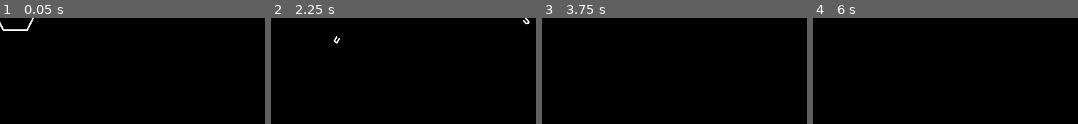
Above: before the commit, frames 1-4 (left to right).
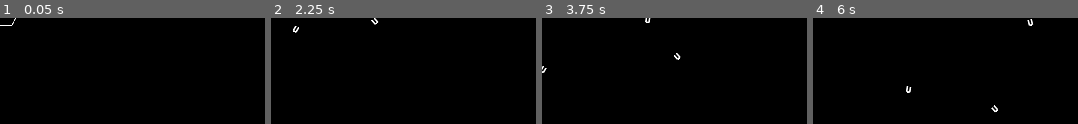
Above: after the commit, the same moments.

Repository: ScrappyMan25/HyperNeonDelta-Overdrive
Game: Godot game, scene res://Scenes/Enemy_2.tscn
The game is run twice, just before and just after one commit, with the same random seed, the same clock (stepped at 60 frames per second) and the same inputs. This scene is started directly instead of the project's main scene.
Inputs (mouse positions are in pixels of both pictures, inside the frame that each line leads up to):
- Up to frame 1 (0.05 s): no input
- Up to frame 2 (2.25 s): tap Enter (ui_accept) at 0.5, 0.77, 0.8, 1.07, 1.25, 1.35, 1.52, 1.82 s; move the mouse to (outside the picture) at 0.52 s; hold A (ui_right, bound only after the commit) 0.53-1.28 s; click (outside the picture) at 0.6 s; move the mouse to (outside the picture) at 1.27 s; hold S (ui_down, bound only after the commit) 1.28-2.03 s; click (outside the picture) at 1.55 s; move the mouse to (outside the picture) at 2.02 s; hold A (ui_right, bound only after the commit) from 2.03 s (still down); click (outside the picture) at 2.1 s
- Up to frame 3 (3.75 s): tap Enter (ui_accept) at 2.3, 3.02, 3.32, 3.6 s; move the mouse to (outside the picture) at 2.77 s; release A (ui_right, bound only after the commit) at 2.78 s; hold W (ui_up, bound only after the commit) 2.78-3.53 s; click (outside the picture) at 2.85 s; move the mouse to (outside the picture) at 3.52 s; hold D (ui_left, bound only after the commit) from 3.53 s (still down); click (outside the picture) at 3.67 s
- Up to frame 4 (6 s): tap Enter (ui_accept) at 3.77, 4.07, 4.52, 4.82, 5, 5.3, 5.75, 5.85 s; move the mouse to (outside the picture) at 4.27 s; click (outside the picture) at 4.35 s; move the mouse to (outside the picture) at 5.02 s; release D (ui_left, bound only after the commit) at 5.03 s; hold S (ui_down, bound only after the commit) 5.03-5.78 s; click (outside the picture) at 5.1 s; move the mouse to (outside the picture) at 5.77 s; hold A (ui_right, bound only after the commit) from 5.78 s (still down)

The runs differ from the first frame. In frame 1, 0.4% of the frame differs, in the area x 0-13%, y 0-13%; in frame 2, 0.4%; in frame 3, 0.3%; in frame 4, 0.3%.

Commit message:
WASD smooth movement, dash cooldown, enemy resize & collision fix
WASD smooth movement with friction and acceleration

dash cooldown has been fixed as it has not properly implemented before

enemy collision fix - enemies no longer collide with each other

Diff:
--- a/Game/Scenes/Bullet.tscn
+++ b/Game/Scenes/Bullet.tscn
@@ -10,7 +10,7 @@
 collision_layer = 524289
 collision_mask = 524289
 script = ExtResource( 2 )
-speed = 75
+speed = 40
 
 [node name="CollisionShape2D" type="CollisionShape2D" parent="."]
 shape = SubResource( 1 )
@@ -20,7 +20,7 @@
 texture = ExtResource( 1 )
 
 [node name="KillTimer" type="Timer" parent="."]
-wait_time = 2.0
+wait_time = 6.0
 autostart = true
 [connection signal="body_entered" from="." to="." method="_on_Bullet_body_entered"]
 [connection signal="timeout" from="KillTimer" to="." method="_on_KillTimer_timeout"]
--- a/Game/Scenes/Enemy_1.tscn
+++ b/Game/Scenes/Enemy_1.tscn
@@ -4,14 +4,15 @@
 [ext_resource path="res://Scripts/EnemyParent.gd" type="Script" id=2]
 
 [sub_resource type="CircleShape2D" id=1]
-radius = 37.1225
+radius = 32.0
 
 [node name="Enemy_1" type="KinematicBody2D"]
 scale = Vector2( 0.5, 0.5 )
+collision_layer = 131072
 script = ExtResource( 2 )
 shooter_timer_wait_time = 0.4
 spawn_point_count = 4
-radius = 75
+radius = 32
 
 [node name="CollisionShape2D" type="CollisionShape2D" parent="."]
 shape = SubResource( 1 )
--- a/Game/Scenes/Enemy_2.tscn
+++ b/Game/Scenes/Enemy_2.tscn
@@ -4,13 +4,16 @@
 [ext_resource path="res://Assets/GameAssets/Pentagon.png" type="Texture" id=2]
 
 [sub_resource type="CircleShape2D" id=1]
-radius = 35.9311
+radius = 32.0
 
 [node name="Enemy_2" type="KinematicBody2D"]
+scale = Vector2( 0.5, 0.5 )
+collision_layer = 131072
+collision_mask = 2147483649
 script = ExtResource( 1 )
 shooter_timer_wait_time = 0.5
 spawn_point_count = 5
-radius = 75
+radius = 32
 
 [node name="CollisionShape2D" type="CollisionShape2D" parent="."]
 shape = SubResource( 1 )
--- a/Game/Scenes/Enemy_3.tscn
+++ b/Game/Scenes/Enemy_3.tscn
@@ -4,13 +4,15 @@
 [ext_resource path="res://Assets/GameAssets/Hexagon.png" type="Texture" id=2]
 
 [sub_resource type="CircleShape2D" id=1]
-radius = 35.9311
+radius = 32.0
 
 [node name="Enemy_3" type="KinematicBody2D"]
+scale = Vector2( 0.5, 0.5 )
+collision_layer = 131072
 script = ExtResource( 1 )
 shooter_timer_wait_time = 0.6
 spawn_point_count = 6
-radius = 75
+radius = 32
 
 [node name="CollisionShape2D" type="CollisionShape2D" parent="."]
 shape = SubResource( 1 )
--- a/Game/Scenes/Enemy_4.tscn
+++ b/Game/Scenes/Enemy_4.tscn
@@ -4,13 +4,15 @@
 [ext_resource path="res://Assets/GameAssets/Heptagon.png" type="Texture" id=2]
 
 [sub_resource type="CircleShape2D" id=1]
-radius = 35.9311
+radius = 32.0
 
 [node name="Enemy_4" type="KinematicBody2D"]
+scale = Vector2( 0.5, 0.5 )
+collision_layer = 131072
 script = ExtResource( 1 )
 shooter_timer_wait_time = 0.7
 spawn_point_count = 7
-radius = 75
+radius = 32
 
 [node name="CollisionShape2D" type="CollisionShape2D" parent="."]
 shape = SubResource( 1 )
--- a/Game/Scenes/Enemy_5.tscn
+++ b/Game/Scenes/Enemy_5.tscn
@@ -7,10 +7,12 @@
 radius = 35.9311
 
 [node name="Enemy_5" type="KinematicBody2D"]
+scale = Vector2( 0.5, 0.5 )
+collision_layer = 131072
 script = ExtResource( 1 )
 shooter_timer_wait_time = 0.8
 spawn_point_count = 8
-radius = 75
+radius = 32
 
 [node name="CollisionShape2D" type="CollisionShape2D" parent="."]
 shape = SubResource( 1 )
--- a/Game/Scenes/Enemy_6.tscn
+++ b/Game/Scenes/Enemy_6.tscn
@@ -4,13 +4,15 @@
 [ext_resource path="res://Assets/GameAssets/Star.png" type="Texture" id=2]
 
 [sub_resource type="CircleShape2D" id=1]
-radius = 35.9311
+radius = 32.0
 
 [node name="Enemy_6" type="KinematicBody2D"]
+scale = Vector2( 0.5, 0.5 )
+collision_layer = 131072
 script = ExtResource( 1 )
 shooter_timer_wait_time = 0.25
 spawn_point_count = 5
-radius = 75
+radius = 32
 
 [node name="CollisionShape2D" type="CollisionShape2D" parent="."]
 shape = SubResource( 1 )
--- a/Game/Scenes/Enemy_7.tscn
+++ b/Game/Scenes/Enemy_7.tscn
@@ -4,13 +4,15 @@
 [ext_resource path="res://Assets/GameAssets/Heart.png" type="Texture" id=2]
 
 [sub_resource type="CircleShape2D" id=1]
-radius = 35.9311
+radius = 32.0
 
 [node name="Enemy_7" type="KinematicBody2D"]
+scale = Vector2( 0.5, 0.5 )
+collision_layer = 131072
 script = ExtResource( 1 )
 shooter_timer_wait_time = 0.8
 spawn_point_count = 14
-radius = 75
+radius = 32
 
 [node name="CollisionShape2D" type="CollisionShape2D" parent="."]
 shape = SubResource( 1 )
--- a/Game/Scenes/Enemy_8.tscn
+++ b/Game/Scenes/Enemy_8.tscn
@@ -4,13 +4,15 @@
 [ext_resource path="res://Assets/GameAssets/Spinner.png" type="Texture" id=2]
 
 [sub_resource type="CircleShape2D" id=1]
-radius = 35.9311
+radius = 32.0
 
 [node name="Enemy_8" type="KinematicBody2D"]
+scale = Vector2( 0.5, 0.5 )
+collision_layer = 131072
 script = ExtResource( 1 )
 shooter_timer_wait_time = 0.3
 spawn_point_count = 6
-radius = 75
+radius = 32
 
 [node name="CollisionShape2D" type="CollisionShape2D" parent="."]
 shape = SubResource( 1 )
--- a/Game/Scenes/Enemy_9.tscn
+++ b/Game/Scenes/Enemy_9.tscn
@@ -4,13 +4,15 @@
 [ext_resource path="res://Assets/GameAssets/DeathHead2.png" type="Texture" id=2]
 
 [sub_resource type="CircleShape2D" id=1]
-radius = 35.9311
+radius = 32.0
 
 [node name="Enemy_9" type="KinematicBody2D"]
+scale = Vector2( 0.5, 0.5 )
+collision_layer = 131072
 script = ExtResource( 1 )
 shooter_timer_wait_time = 0.4
 spawn_point_count = 16
-radius = 75
+radius = 32
 
 [node name="CollisionShape2D" type="CollisionShape2D" parent="."]
 shape = SubResource( 1 )
--- a/Game/Scenes/Player.tscn
+++ b/Game/Scenes/Player.tscn
@@ -13,9 +13,16 @@
 rotation = 1.5708
 texture = ExtResource( 2 )
 
+[node name="DashParticles" type="CPUParticles2D" parent="."]
+
 [node name="CollisionPolygon2D" type="CollisionPolygon2D" parent="."]
 rotation = 1.5708
 polygon = PoolVector2Array( -0.062149, -30.6902, -31.5266, 31.3023, 30.6531, 31.115 )
 
 [node name="DashTimer" type="Timer" parent="."]
+one_shot = true
+
+[node name="DashCooldownTimer" type="Timer" parent="."]
+one_shot = true
 [connection signal="timeout" from="DashTimer" to="." method="_on_DashTimer_timeout"]
+[connection signal="timeout" from="DashCooldownTimer" to="." method="_on_DashCooldownTimer_timeout"]
--- a/Game/Scenes/Test.tscn
+++ b/Game/Scenes/Test.tscn
@@ -9,9 +9,6 @@
 
 [sub_resource type="RectangleShape2D" id=1]
 extents = Vector2( 527.313, 10 )
-
-[sub_resource type="Environment" id=2]
-glow_enabled = true
 
 [node name="Test" type="Node"]
 
@@ -73,6 +70,3 @@
 
 [node name="Bullet" parent="." instance=ExtResource( 5 )]
 position = Vector2( 218.753, 281.682 )
-
-[node name="WorldEnvironment" type="WorldEnvironment" parent="."]
-environment = SubResource( 2 )
--- /dev/null
+++ b/Game/Scenes/User Interface.tscn
@@ -0,0 +1,31 @@
+[gd_scene load_steps=3 format=2]
+
+[ext_resource path="res://Assets/GameAssets/Cog.png" type="Texture" id=1]
+[ext_resource path="res://Scripts/User Interface.gd" type="Script" id=2]
+
+[node name="User Interface" type="CanvasLayer"]
+script = ExtResource( 2 )
+
+[node name="Score" type="Label" parent="."]
+anchor_left = 0.5
+anchor_right = 0.5
+margin_left = -20.0
+margin_top = 26.0
+margin_right = 20.0
+margin_bottom = 40.0
+text = "Score"
+__meta__ = {
+"_edit_use_anchors_": false
+}
+
+[node name="PauseButton" type="TextureButton" parent="."]
+anchor_left = 1.0
+anchor_right = 1.0
+margin_left = -81.0
+margin_top = 26.0
+margin_right = -41.0
+margin_bottom = 66.0
+texture_normal = ExtResource( 1 )
+__meta__ = {
+"_edit_use_anchors_": false
+}
--- a/Game/Scripts/Ball.gd
+++ b/Game/Scripts/Ball.gd
@@ -6,11 +6,12 @@
 var in_area : bool = false
 
 
-var number_of_bounces = 0
+export(int) var number_of_bounces : int = 5
+var reset_bounce: int = number_of_bounces
 
 # Called when the node enters the scene tree for the first time.
 func _ready() -> void:
-	velocity = 200
+	velocity = 500
 	direction = Vector2(rand_range(-1,1), rand_range(-1,1)).normalized()
 	pass # Replace with function body.
 
@@ -27,7 +28,7 @@
 		$Redirector/AOE.look_at(get_global_mouse_position())
 		if Input.is_action_just_pressed("ui_select"):
 			Engine.time_scale = 1
-			number_of_bounces = 7
+			number_of_bounces = reset_bounce
 			direction = (-position + get_global_mouse_position()).normalized()
 			pass
 		pass
@@ -36,7 +37,7 @@
 func bounce(collision : KinematicCollision2D):
 	if !(collision.collider is KinematicBody2D):
 			direction = direction.bounce(collision.normal)
-			number_of_bounces -= 0
+			number_of_bounces -= 1
 	elif "Enemy" in collision.collider.get("name"):
 		collision.collider.call_deferred("hit")
 #		print(collision.collider.get("name"))
--- a/Game/Scripts/EnemyManager.gd
+++ b/Game/Scripts/EnemyManager.gd
@@ -1,6 +1,6 @@
 extends Node2D
 
-var Enemy = preload("res://Scenes/Enemy_8.tscn")
+var Enemy = preload("res://Scenes/Enemy_9.tscn")
 var Player : KinematicBody2D
 var count = 1
 # Called when the node enters the scene tree for the first time.
--- a/Game/Scripts/EnemyParent.gd
+++ b/Game/Scripts/EnemyParent.gd
@@ -18,7 +18,7 @@
 # Called when the node enters the scene tree for the first time.
 func _ready() -> void:
 	randomize()
-	velocity = 500
+	velocity = 200
 	direction = Vector2(rand_range(-1,1), rand_range(-1,1)).normalized()
 	shoot_timer = get_node("ShootTimer")
 	rotator = get_node("Rotator")
--- a/Game/Scripts/Player.gd
+++ b/Game/Scripts/Player.gd
@@ -1,76 +1,93 @@
 extends KinematicBody2D
 
-#Variable to declare the type of User Device - Dynamic
-const KEYBOARD = 0
-const CONTROLLER = 1
-const MOBILE = 1
-var InputDevice
-
 var Score : int = 0
+var Player_Health : int = 3
 
 #Variables required for movement
-var speed : float = 400
 var velocity : Vector2 = Vector2.ZERO
-var friction = 0.0001
-var acceleration = 0.001
+
+export(float) var ACCELERATION: float = 5000
+export(float) var MAX_SPEED : float = 400
+export(float) var FRICTION : float = 4000
+var motion = Vector2()
 
 #for Dash
-var num_dash = 1
+#var num_dash = 1
 var can_dash : bool = true
 var is_dashing : bool = false
-var dash_speed = 2000
-var dash_length = 0.1
+export(float) var dash_cooldown : float = 1
+
+export(float) var dash_speed : float = 1200
+export(float) var dash_length : float = 0.1
 var dash_direction : Vector2
 
-func _physics_process(_delta: float) -> void:
-	get_input()
-	if is_dashing:
+func _physics_process(delta):
+
+	if is_dashing == true:
 		velocity = move_and_slide(dash_direction)
 #		is_dashing = false
 	else:
+		var axis = get_input_axis()
+		if axis == Vector2.ZERO:
+			apply_friction(ACCELERATION * delta)
+		else:
+			apply_movement(axis * ACCELERATION * delta)
+		motion = move_and_slide(motion)
 		velocity = move_and_slide(velocity)
-	pass
 
-func get_input() -> void:
-	match(InputDevice):
-		KEYBOARD:
-			look_at(get_global_mouse_position())
-			velocity = Vector2()
-			pass
-		CONTROLLER:
-			pass
-		MOBILE:
-			pass
-#	return input
+
+
+
+func get_input_axis():
+	var axis = Vector2.ZERO
+	axis.x = int(Input.is_action_pressed("ui_left")) - int(Input.is_action_pressed("ui_right"))
+	axis.y = int(Input.is_action_pressed("ui_down")) - int(Input.is_action_pressed("ui_up"))
+
+	look_at(get_global_mouse_position())
+	velocity = Vector2()
+	#if dashing do dash
 	#Dash Code
-	if Input.is_action_just_pressed("ui_accept") and !is_dashing:#can_dash:
-		is_dashing = true
-		num_dash -= 1
-		$DashTimer.start(dash_length)
-		if Input.is_action_pressed("ui_down"):
-			dash_direction = Vector2.RIGHT.rotated(rotation + 135) * dash_speed
-		else:
-			dash_direction = Vector2.RIGHT.rotated(rotation) * dash_speed
+	if Input.is_action_just_pressed("ui_accept") and can_dash:#can_dash:
+		dash()
 	else:
 		pass
 	pass
 
-func _input(event):
-	if(event is InputEventKey or event is InputEventMouseMotion):
-		InputDevice = KEYBOARD
-		pass
-	elif(event is InputEventJoypadButton || event is InputEventJoypadMotion):
-		InputDevice = CONTROLLER
-		pass
-	elif(event is InputEventScreenTouch):
-		InputDevice = MOBILE
-		pass
-pass
+	return axis.normalized()
+
+#	return input
+
+
+func apply_friction(FRICTION):
+	if motion.length() > FRICTION:
+		motion -= motion.normalized() * FRICTION
+	else:
+		motion = Vector2.ZERO
+
+func apply_movement(ACCELERATION):
+	motion += ACCELERATION
+	motion = motion.clamped(MAX_SPEED)
+	if motion.length() > MAX_SPEED:
+		motion = motion.normalized() * MAX_SPEED
+	pass
 
 func player_hit():
-	print("Player_hit")
+	Player_Health -= 1
 	pass
 
-func _on_DashTimer_timeout() -> void:
+func dash():
+	can_dash = false
+	is_dashing = true
+#	num_dash -= 1
+	$DashTimer.start(dash_length)
+	$DashCooldownTimer.start(dash_cooldown)
+	dash_direction = Vector2.RIGHT.rotated(rotation) * dash_speed
+
+
+func _on_DashTimer_timeout() -> void: #how long dash lasts
 	is_dashing = false
 	pass # Replace with function body.
+
+func _on_DashCooldownTimer_timeout() -> void:
+	can_dash = true
+	pass
--- /dev/null
+++ b/Game/Scripts/User Interface.gd
@@ -0,0 +1,18 @@
+extends CanvasLayer
+
+
+# Declare member variables here. Examples:
+# var a = 2
+# var b = "text"
+
+
+# Called when the node enters the scene tree for the first time.
+func _ready():
+	pass # Replace with function body.
+
+func updateScore(score: int):
+	$Score.text = score as String
+	pass
+# Called every frame. 'delta' is the elapsed time since the previous frame.
+#func _process(delta):
+#	pass
--- a/Game/project.godot
+++ b/Game/project.godot
@@ -38,6 +38,30 @@
 , Object(InputEventMouseButton,"resource_local_to_scene":false,"resource_name":"","device":0,"alt":false,"shift":false, …(202 unchanged characters)…
  ]
 }
+ui_left={
+"deadzone": 0.5,
+"events": [ Object(InputEventKey,"resource_local_to_scene":false,"resource_name":"","device":0,"alt":false,"shift":false,"control":false,"meta":false,"command":false,"pressed":false,"scancode":68,"unicode":0,"echo":false,"script":null)
+, Object(InputEventJoypadButton,"resource_local_to_scene":false,"resource_name":"","device":0,"button_index":14,"pressure":0.0,"pressed":false,"script":null)
+ ]
+}
+ui_right={
+"deadzone": 0.5,
+"events": [ Object(InputEventKey,"resource_local_to_scene":false,"resource_name":"","device":0,"alt":false,"shift":false,"control":false,"meta":false,"command":false,"pressed":false,"scancode":65,"unicode":0,"echo":false,"script":null)
+, Object(InputEventJoypadButton,"resource_local_to_scene":false,"resource_name":"","device":0,"button_index":15,"pressure":0.0,"pressed":false,"script":null)
+ ]
+}
+ui_up={
+"deadzone": 0.5,
+"events": [ Object(InputEventKey,"resource_local_to_scene":false,"resource_name":"","device":0,"alt":false,"shift":false,"control":false,"meta":false,"command":false,"pressed":false,"scancode":87,"unicode":0,"echo":false,"script":null)
+, Object(InputEventJoypadButton,"resource_local_to_scene":false,"resource_name":"","device":0,"button_index":12,"pressure":0.0,"pressed":false,"script":null)
+ ]
+}
+ui_down={
+"deadzone": 0.5,
+"events": [ Object(InputEventKey,"resource_local_to_scene":false,"resource_name":"","device":0,"alt":false,"shift":false,"control":false,"meta":false,"command":false,"pressed":false,"scancode":83,"unicode":0,"echo":false,"script":null)
+, Object(InputEventJoypadButton,"resource_local_to_scene":false,"resource_name":"","device":0,"button_index":13,"pressure":0.0,"pressed":false,"script":null)
+ ]
+}
 
 [rendering]
 
Not shown: 1 places in Game/Scenes/Test.tscn that only renumber resources
